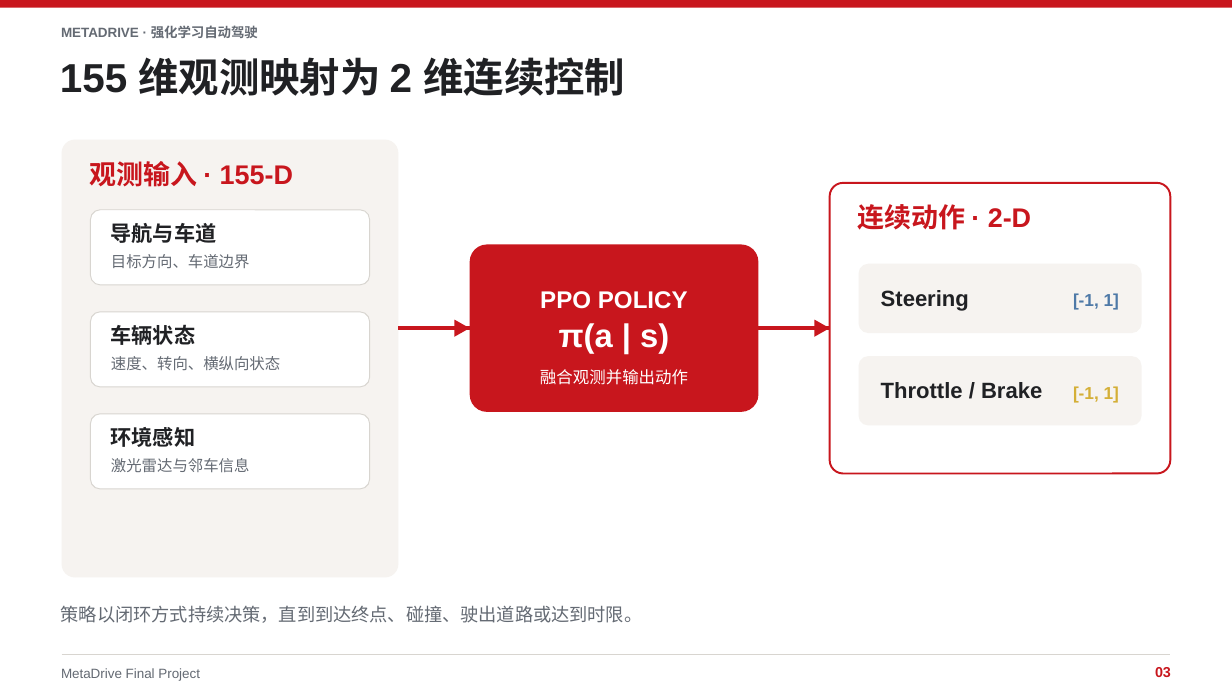
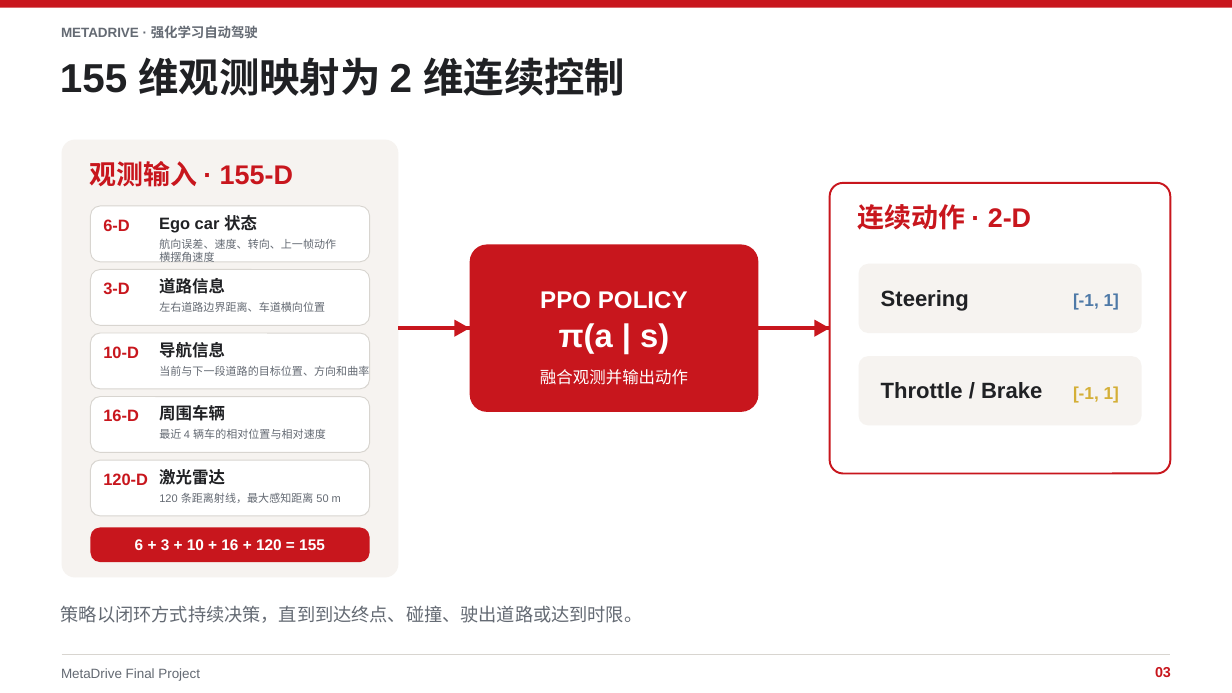
Before and after one commit to xiaoli11155/MetaDrive-FinalProject, a slide deck: slide 3 of ppt/MetaDrive_强化学习自动驾驶_最终汇报.pptx. Drawn at 1232x693 pixels with LibreOffice and Linux fonts; fonts in the diff are those of the drawing. Boxes give left, top, right and bottom in pixels: in the first picture for what was removed or moved away, otherwise in the second. Text is boxed around its words. In the diff, an @@ line names an element or a change of style, - is before the commit and + after.

```diff
--- a/ppt/MetaDrive_强化学习自动驾驶_最终汇报.pptx
+++ b/ppt/MetaDrive_强化学习自动驾驶_最终汇报.pptx
@@ rounded rectangle: place and size @@
-rounded rectangle at bbox=[91, 210, 370, 285]
+rounded rectangle at bbox=[91, 206, 370, 262]
@@ rounded rectangle: place and size @@
-rounded rectangle at bbox=[91, 312, 370, 387]
+rounded rectangle at bbox=[91, 333, 370, 388]
@@ proportions changed in 3 elements at bbox=[91, 333, 370, 388], bbox=[91, 206, 370, 262], bbox=[91, 396, 370, 452] @@
@@ rounded rectangle: place and size @@
-rounded rectangle at bbox=[91, 414, 370, 489]
+rounded rectangle at bbox=[91, 396, 370, 452]
@@ text at bbox=[159, 405, 225, 421]: text changed; size 16.5 to 12.8 pt @@
-车辆状态
+周围车辆
@@ group removed at bbox=[111, 223, 280, 447]: 4 texts @@
-导航与车道
-目标方向、车道边界
-速度、转向、横纵向状态
-环境感知
@@ text at bbox=[159, 469, 225, 485]: text changed; size 12 to 12.8 pt; text colour #646A73 to #202124; bold on @@
-激光雷达与邻车信息
+激光雷达
@@ group added at bbox=[91, 215, 370, 563]: 14 texts, 3 rounded rectangles @@
+6-D
+Ego car 状态
+航向误差、速度、转向、上一帧动作
+横摆角速度
+3-D
+道路信息
+左右道路边界距离、车道横向位置
+10-D
+导航信息
+当前与下一段道路的目标位置、方向和曲率
+16-D
+最近 4 辆车的相对位置与相对速度
+120-D
+120 条距离射线，最大感知距离 50 m
+6 + 3 + 10 + 16 + 120 = 155
```
Also in this commit, not shown: 11 other slides changed, 3 slides added.
